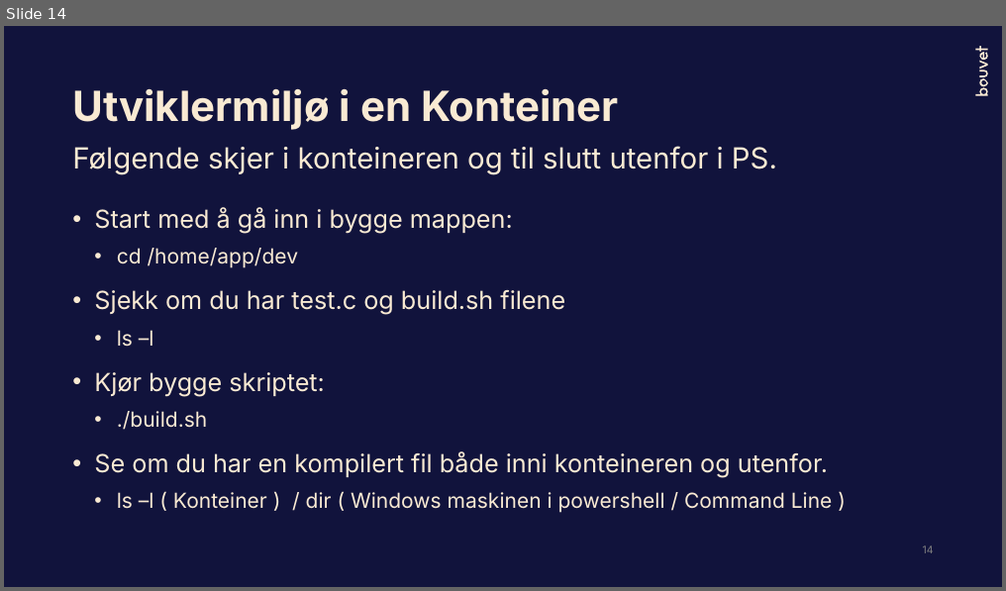
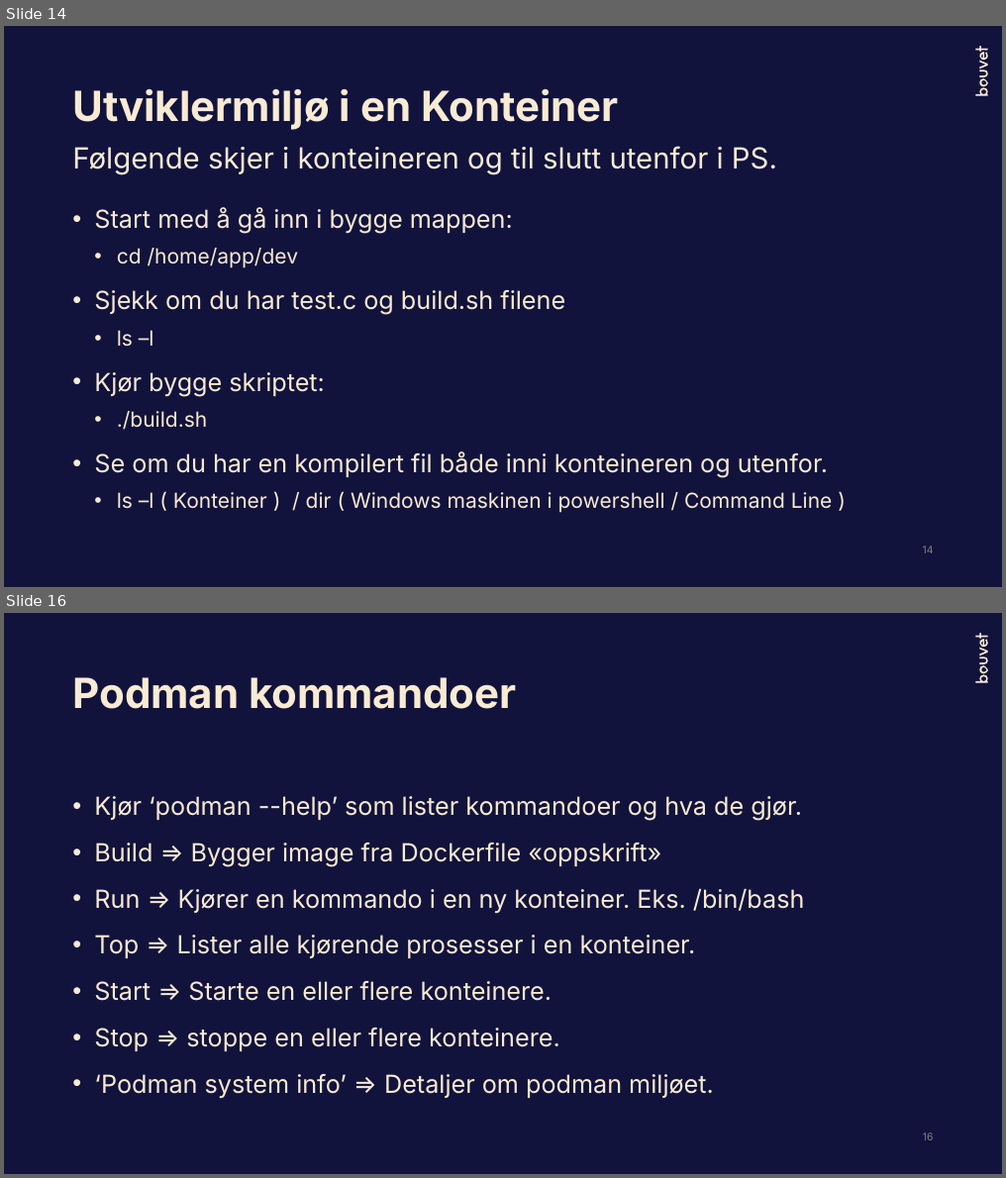
Before and after one commit to Bouvet-deler/container-workshop, a slide deck: part1/DockerWorkshop_Høsten2023.pptx. Shown one above the other, each under a label of ours: slide 14 before the commit, slides 14 and 16 after it; the slides between them are not shown. The pictures are 1006x591 and 1006x1178 pixels, drawn with LibreOffice and Linux fonts; fonts in the diff are those of the drawing. Boxes give left, top, right and bottom in pixels: in the first picture for what was removed or moved away, otherwise in the second. Text is boxed around its words. In the diff, an @@ line names an element or a change of style, - is before the commit and + after.

Commit message:
Oppdatert dokumentasjon med oppgave kommandoer

```diff
--- a/part1/DockerWorkshop_Høsten2023.pptx
+++ b/part1/DockerWorkshop_Høsten2023.pptx
@@ slide 16 added at (x1=4, y1=613, x2=1002, y2=1174), background #11133C; not listed: 3 template elements that a slide beside it also shows @@
@@ title added at (x1=72, y1=677, x2=516, y2=709), 40 pt, text #F9EAD3, bold @@
+Podman kommandoer
@@ text added at (x1=94, y1=796, x2=805, y2=1098), 24 pt, text #F9EAD3 @@
+• Kjør ‘podman --help’ som lister kommandoer og hva de gjør.
+• Build => Bygger image fra Dockerfile «oppskrift»
+• Run => Kjører en kommando i en ny konteiner. Eks. /bin/bash
+• Top => Lister alle kjørende prosesser i en konteiner.
+• Start => Starte en eller flere konteinere.
+• Stop => stoppe en eller flere konteinere.
+• ‘Podman system info’ => Detaljer om podman miljøet.
@@ page number added at (x1=923, y1=1133, x2=934, y2=1141), 10 pt, text #808080 @@
+16
```
Also in this commit, not shown: 1 slide changed, 6 other slides added, 1 other file.
